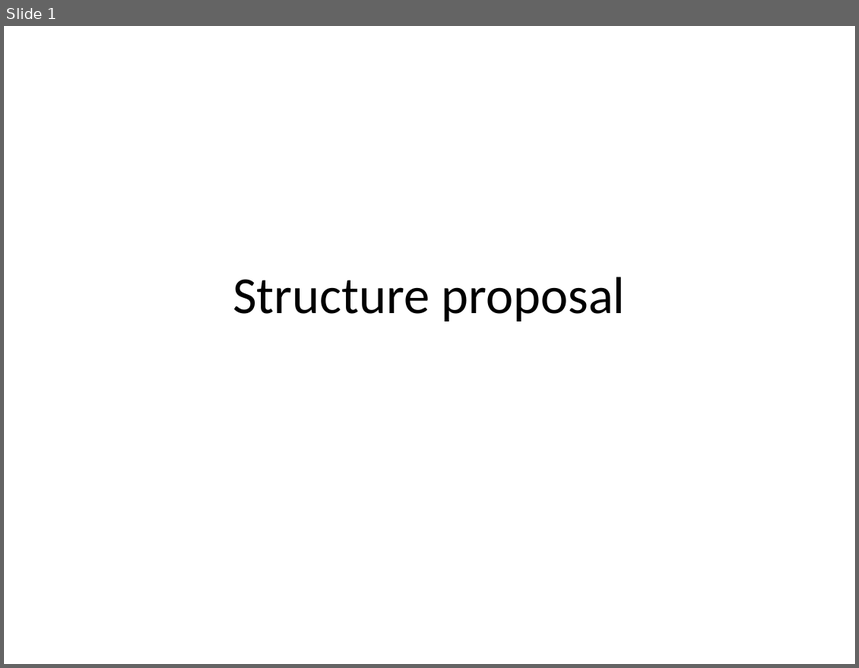
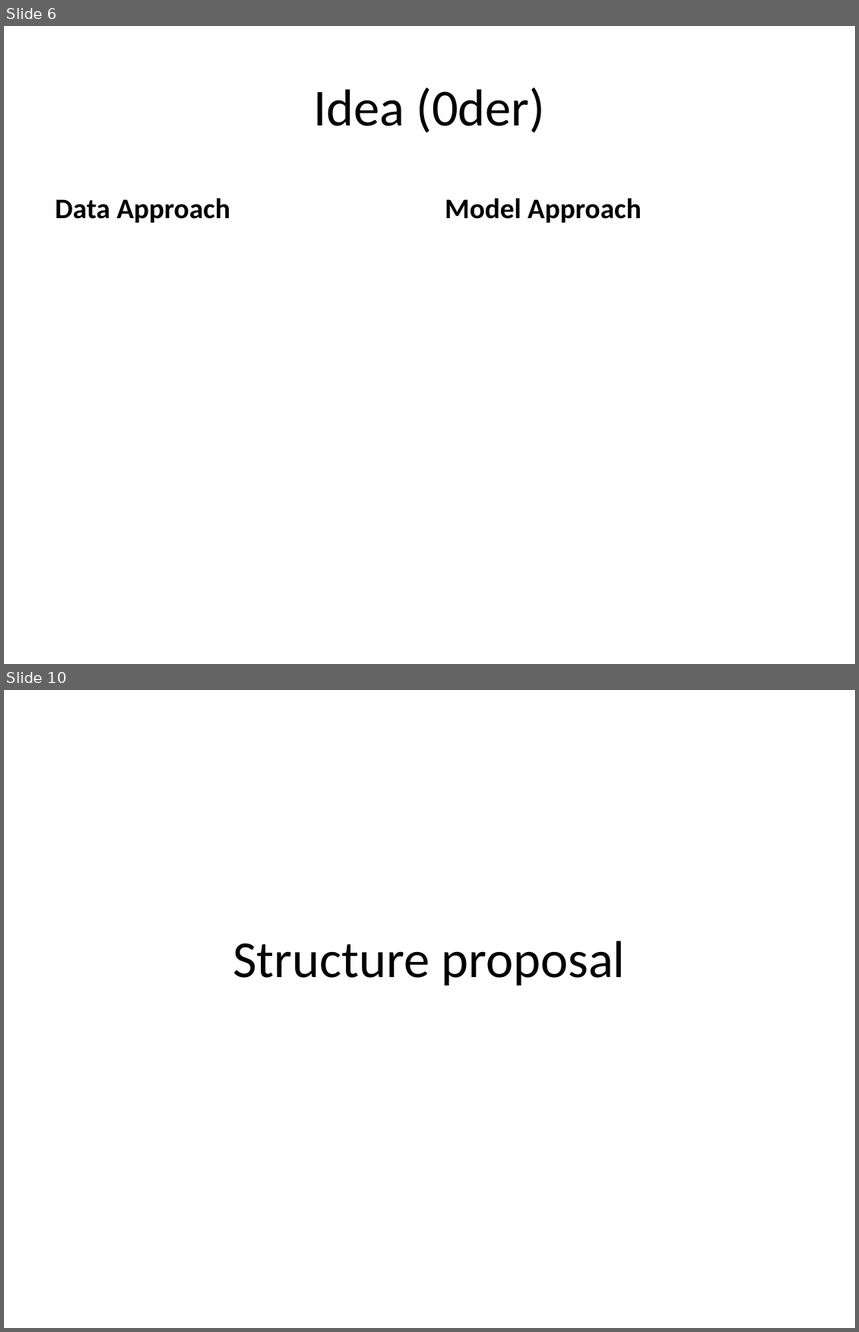
Before and after one commit to EleSwag/Elias-und-Mario, a slide deck: presentation/Test.pptx. Shown one above the other, each under a label of ours: slide 1 before the commit, slides 6 and 10 after it; the slides between them are not shown. The pictures are 859x668 and 859x1332 pixels, drawn with LibreOffice and Linux fonts; fonts in the diff are those of the drawing. Boxes give left, top, right and bottom in pixels: in the first picture for what was removed or moved away, otherwise in the second. Text is boxed around its words. In the diff, an @@ line names an element or a change of style, - is before the commit and + after.

```diff
--- a/presentation/Test.pptx
+++ b/presentation/Test.pptx
@@ slide 6 added at (4, 26, 855, 664), background #FFFFFF @@
@@ title added at (313, 88, 545, 133), 44 pt, text #000000 @@
+Idea (0der)
@@ text added at (55, 198, 230, 223), 24 pt, text #000000, bold @@
+Data Approach
@@ text added at (445, 198, 642, 223), 24 pt, text #000000, bold @@
+Model Approach
@@ what was slide 1 is now slide 10 @@
```
Also in this commit, not shown: 1 slide changed, 8 other slides added, 1 other file.
